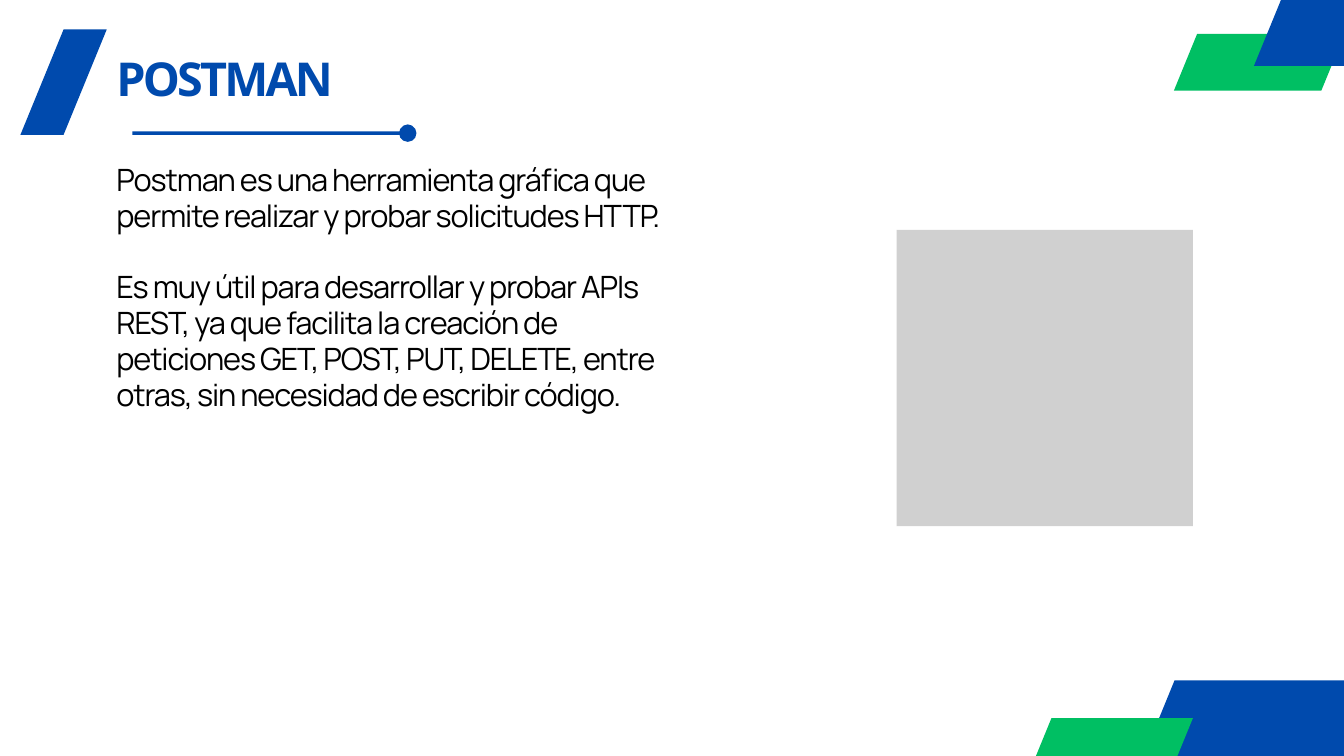
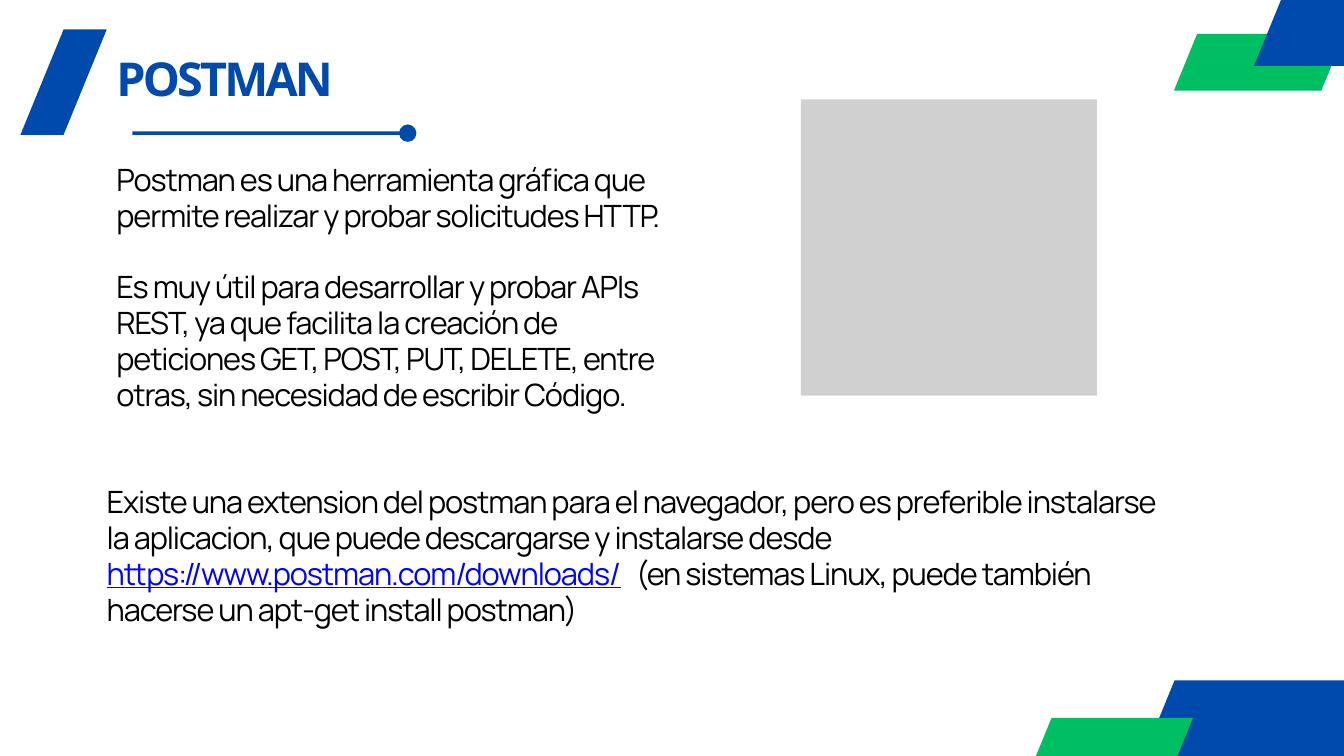
Before and after one commit to agorosti/programacion-servidores-web, a slide deck: slide 26 of Temario/Tema 8/08.- Tema 8 - Fundamentos NodeJS.pptx (slide 24 before the commit). Drawn at 1344x756 pixels with LibreOffice and Linux fonts; fonts in the diff are those of the drawing; grey boxes stand for pictures. Boxes give left, top, right and bottom in pixels: in the first picture for what was removed or moved away, otherwise in the second. Text is boxed around its words. In the diff, an @@ line names an element or a change of style, - is before the commit and + after.

```diff
--- a/Temario/Tema 8/08.- Tema 8 - Fundamentos NodeJS.pptx
+++ b/Temario/Tema 8/08.- Tema 8 - Fundamentos NodeJS.pptx
@@ picture: place and size @@
-picture at (897, 230, 1193, 526)
+picture at (801, 99, 1097, 396)
@@ text at (116, 274, 655, 414): text changed @@
-Es muy útil para desarrollar y probar APIs REST, ya que facilita la creación de peticiones GET, POST, PUT, DELETE, entre otras, sin necesidad de escribir código.
+Es muy útil para desarrollar y probar APIs REST, ya que facilita la creación de peticiones GET, POST, PUT, DELETE, entre otras, sin necesidad de escribir Código.
@@ text added at (107, 490, 1157, 629), 32.9 pt, text #000000 @@
+Existe una extension del postman para el navegador, pero es preferible instalarse la aplicacion, que puede descargarse y instalarse desde https://www.postman.com/downloads/ (en sistemas Linux, puede también hacerse un apt-get install postman)
```
Also in this commit, not shown: 4 other slides changed, 7 slides added, 1 slide removed, 12 other files.
